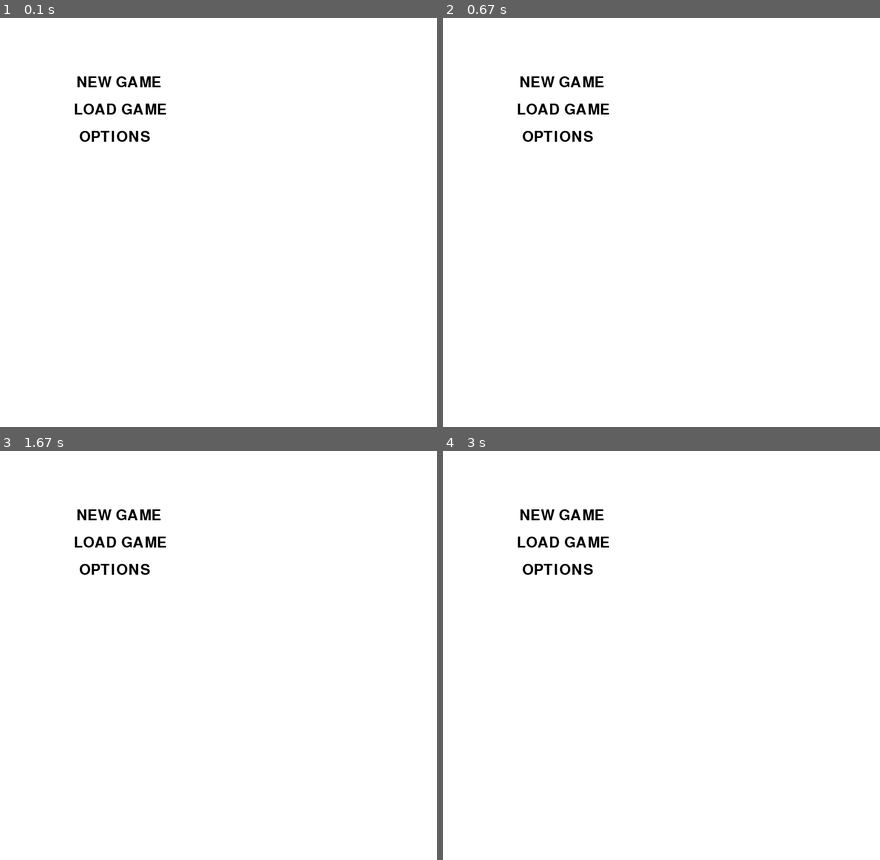
Above: before the commit, frames 1-4 (two rows, left to right).
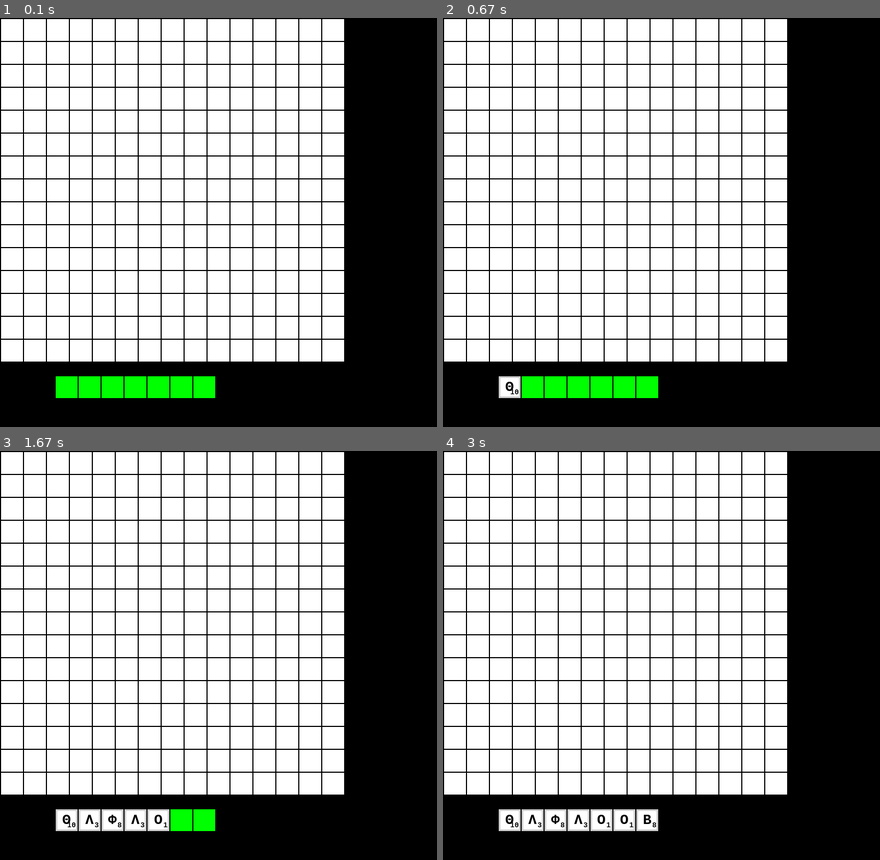
Above: after the commit, the same moments.

Repository: csd-auth-ftw/Scrabble
Game: pygame game, started from main.py
Two runs of this game, one before a commit and one after it. Both use one fixed random seed, a clock stepped at 60 frames per second and the inputs below.
Inputs:
- Up to frame 1 (0.1 s): no input
- Up to frame 2 (0.67 s): tap Space at 0.33 s
- Up to frame 3 (1.67 s): tap Space at 0.73, 1.03, 1.23, 1.57 s
- Up to frame 4 (3 s): tap Space at 1.87, 2.07, 2.37 s

The runs differ from the first frame. In frame 1, 41% of the frame differs, in the area x 0-100%, y 0-100%; in frame 2, 40%; in frame 3, 40%; in frame 4, 40%.

Commit message:
Player picking letters

Diff:
--- a/bag.py
+++ b/bag.py
@@ -5,6 +5,8 @@
     def __int__(self):
         self.collection = {}
 
+    def __str__(self):
+        return str(self.collection)
 
     def init_bag(self):
        self.collection = {
@@ -35,6 +37,8 @@
             '?': {'points': 0, 'count': 2}  # einai ta leuka(mpalader)
         }
 
+
+
     def get_letter(self):
         if not self.collection: return 0
 
--- a/controller.py
+++ b/controller.py
@@ -8,6 +8,8 @@
 import event_manager
 import sys
 
+import player
+
 
 class Controller(object):
     def __init__(self):
@@ -17,7 +19,8 @@
         self.event_manager = event_manager.EventManager()
         self.font = pygame.font.Font(None, 24)
         self.board = board.Board(self.screen, 15, 15)
-        self.deckA = deck.Deck(self.screen, 100, 730)
+        # self.deckA = deck.Deck(self.screen, 100, 730)
+        self.playerA = player.Player('new player', self.screen, 100, 730)
         self.bag = bag.Bag()
 
         # set event handlers
@@ -49,8 +52,9 @@
 
     def start_screen(self):
         self.board.init_grid()
-        self.deckA.init_deck()
         self.bag.init_bag()
+        self.playerA.init_deck(self.bag)
+        self.play_sound(0)
 
         screen = pygame.display.set_mode(config.WINDOW_SIZE)
 
@@ -67,7 +71,7 @@
             self.board.render()
 
             # draws the decks
-            self.deckA.render()
+            self.playerA.render()
 
             # Limit to 60 frames per second
             self.clock.tick(60)
@@ -86,16 +90,21 @@
         print("Click ", pos, "Grid coordinates: ", row, column)
 
     def on_press_space(self, event):
+        self.play_sound(1)
+        self.playerA.pick_letter(self.bag)
 
-        if not self.deckA.tiles: return
+    def play_sound(self, type):
+        sounds = {
+            0: 'sounds\main.mp3',
+            1: 'sounds\sound_effect.mp3'
+        }
 
-        for i in range(self.deckA.tiles_number):
-            deck_tile = self.deckA.tiles[i]
-            letter, letter_value = self.bag.get_letter()
-            if deck_tile.is_empty():
-                deck_tile.put_letter(letter, letter_value, 1)
-            else:
-                deck_tile.empty()
+        if type == 0:
+            pygame.mixer.music.load(sounds.get(type))
+            pygame.mixer.music.play(-1)
+        else:
+            pygame.mixer.music.load(sounds.get(type))
+            pygame.mixer.music.play(1)
 
     def quit_game(self):
         pygame.quit()
--- a/deck.py
+++ b/deck.py
@@ -12,12 +12,19 @@
         self.y = y
 
     def init_deck(self):
-
         for i in range(self.tiles_number):
             left = self.x + (config.MARGIN + config.WIDTH) * i + config.MARGIN
             top = self.y + config.MARGIN - 75
             t = tile.Tile(self.screen, left, top, config.WIDTH, config.HEIGHT)
             self.tiles.append(t)
+
+    def get_free_tile(self):
+        for i in range(self.tiles_number):
+            if self.tiles[i].is_empty():
+                return i
+        return -1
+
+
 
     def render(self):
         # render background
--- a/main.py
+++ b/main.py
@@ -10,7 +10,8 @@
     pygame.display.set_mode((config.SCREEN_W, config.SCREEN_H))
     pygame.display.set_caption("Scrabble")
     controller = Controller()
-    controller.game_intro()
+    #controller.game_intro()
+    controller.start_screen()
     pygame.quit()
     sys.exit()
 
--- a/player.py
+++ b/player.py
@@ -0,0 +1,41 @@
+import deck
+
+
+class Player:
+    def __init__(self, name, screen, deck_pos_x, deck_pos_y):
+        self.name = name
+        self.score = 0
+        self.deck = deck.Deck(screen, deck_pos_x, deck_pos_y)
+
+    def render(self):
+        self.deck.render()
+
+    def set_name(self, name):
+        self.name = name
+
+    def get_name(self):
+        return self.name
+
+    def pick_letter(self, bag):
+        pos = self.deck.get_free_tile()
+
+        if pos > -1:
+            letter, letter_value = bag.get_letter()
+            self.deck.tiles[pos].put_letter(letter, letter_value, 1)
+        else:
+            print("Not enough space")
+
+    def init_deck(self, bag):
+        self.deck.init_deck()
+
+        # if not self.deck.tiles:
+        #     return
+        #
+        # for i in range(self.deck.tiles_number):
+        #     deck_tile = self.deck.tiles[i]
+        #     letter, letter_value = bag.get_letter()
+        #
+        #     if deck_tile.is_empty():
+        #         deck_tile.put_letter(letter, letter_value, 1)
+        #     else:
+        #         deck_tile.empty()
--- a/tile.py
+++ b/tile.py
@@ -21,6 +21,9 @@
     # TODO
     def move(self):
         pass
+
+    def get_letter(self):
+        return self.letter
 
     def empty(self):
         self.letter = None
Not shown, added: sounds/sound_effect.mp3
